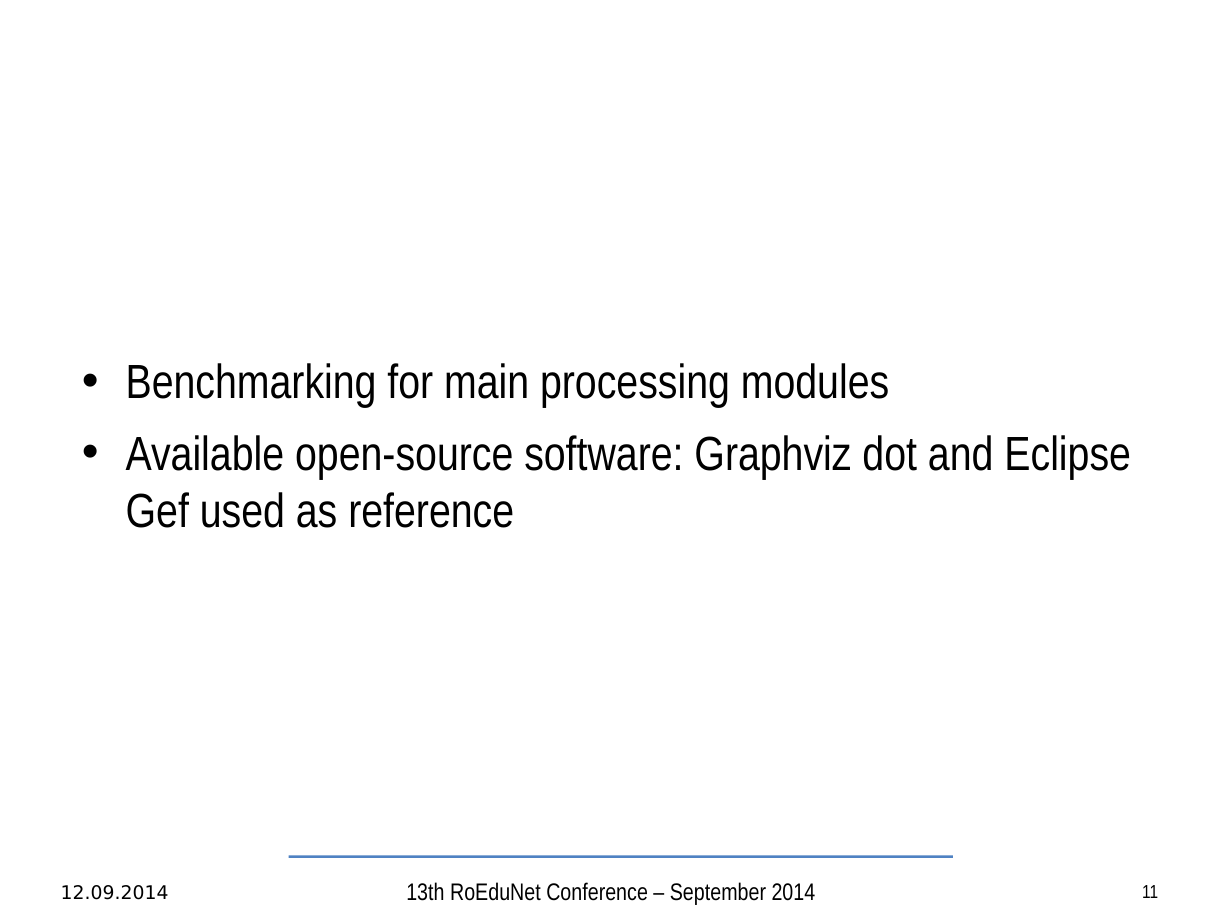
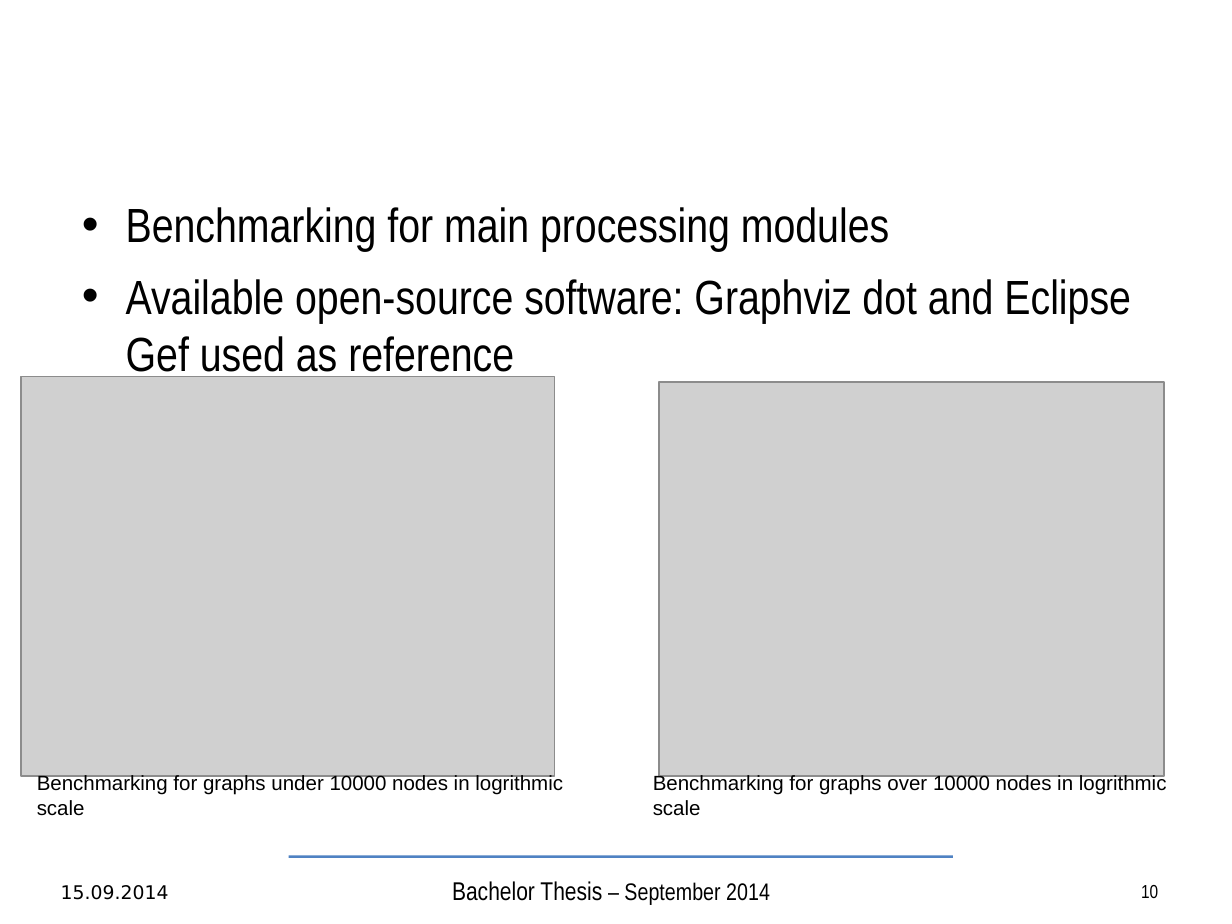
Before and after one commit to TudorVisan/Diploma, a slide deck: slide 10 of andrei.musat/prez/articol/bachelor-slides-en.odp (slide 11 before the commit). Drawn at 1232x924 pixels with LibreOffice and Linux fonts; fonts in the diff are those of the drawing; grey boxes stand for pictures; background and template pictures are left out. Boxes give left, top, right and bottom in pixels: in the first picture for what was removed or moved away, otherwise in the second. Text is boxed around its words. In the diff, an @@ line names an element or a change of style, - is before the commit and + after.

```diff
--- a/andrei.musat/prez/articol/bachelor-slides-en.odp
+++ b/andrei.musat/prez/articol/bachelor-slides-en.odp
@@ text "Benchmarking for main processing modules" rewrapped from (126, 363, 1131, 528) to (126, 207, 1131, 381) @@
@@ picture added at (21, 377, 554, 776) @@
@@ picture added at (659, 382, 1164, 776) @@
@@ text added at (37, 774, 563, 816), 12 pt, text #000000 @@
+Benchmarking for graphs under 10000 nodes in logrithmic scale
@@ text added at (653, 774, 1167, 816), 12 pt, text #000000 @@
+Benchmarking for graphs over 10000 nodes in logrithmic scale
@@ text at (61, 885, 169, 900): text changed @@
-12.09.2014
+15.09.2014
@@ text at (452, 881, 770, 905): text changed; size 14 to 15 pt @@
-13th RoEduNet Conference – September 2014
+Bachelor Thesis – September 2014
@@ page number at (1141, 885, 1158, 898): text changed @@
-11
+10
```
Also in this commit, not shown: 12 other slides changed, 4 slides removed, 1 other file.
